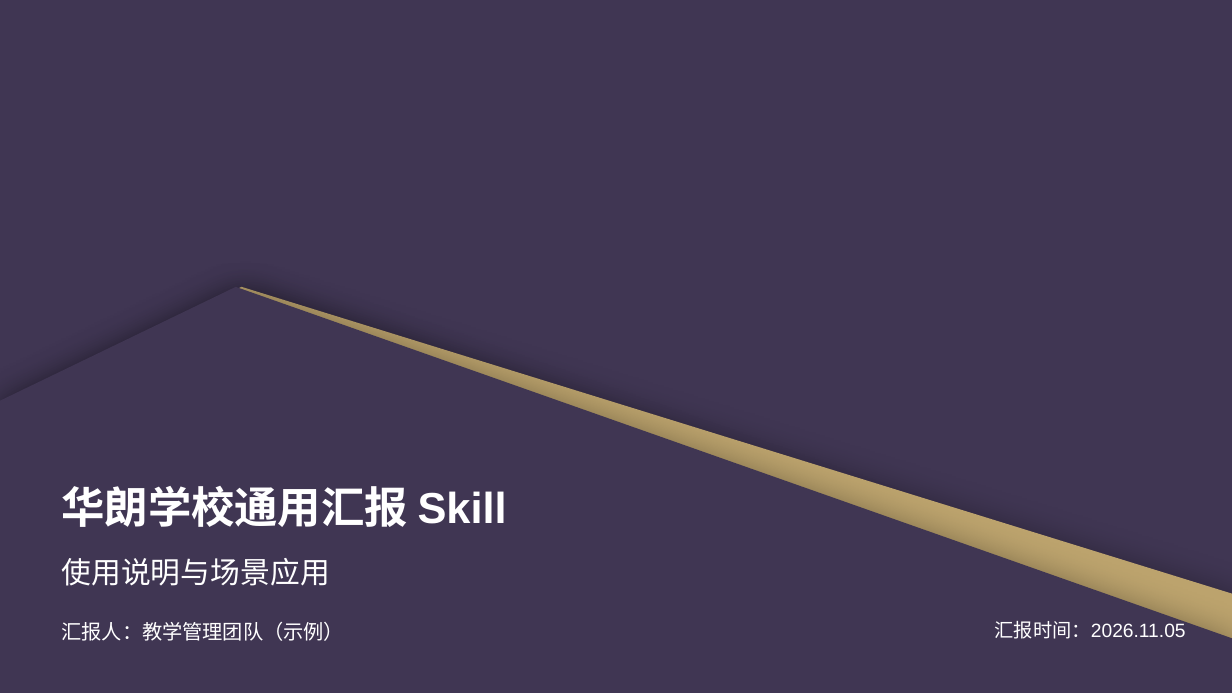
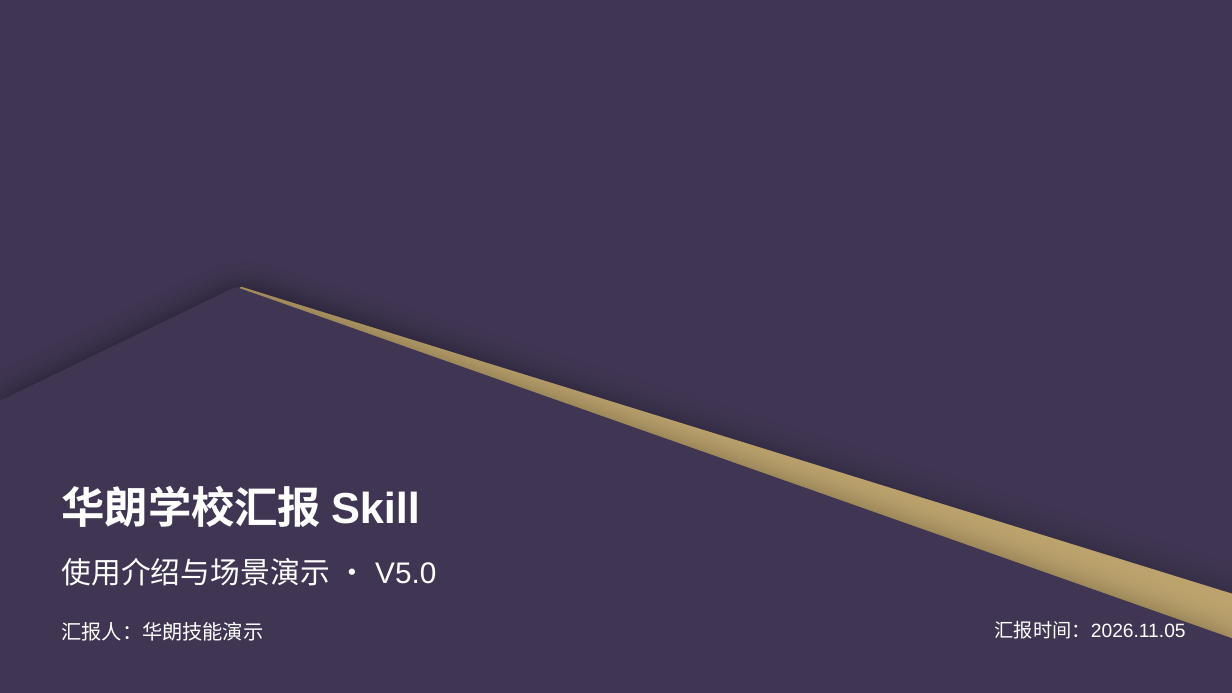
Before and after one commit to 2503668375-boop/hualang-ppt-skill, a slide deck: slide 1 of demo/hualang-skill-introduction.pptx. Drawn at 1232x693 pixels with LibreOffice and Linux fonts; fonts in the diff are those of the drawing; background and template pictures are left out. Boxes give left, top, right and bottom in pixels: in the first picture for what was removed or moved away, otherwise in the second. Text is boxed around its words. In the diff, an @@ line names an element or a change of style, - is before the commit and + after.

Commit message:
重构华朗V5学科编排、答案揭示与家长招生图文

```diff
--- a/demo/hualang-skill-introduction.pptx
+++ b/demo/hualang-skill-introduction.pptx
@@ text at (x1=62, y1=486, x2=420, y2=527): text changed @@
-华朗学校通用汇报 Skill
+华朗学校汇报 Skill
@@ text at (x1=62, y1=558, x2=436, y2=586): text changed @@
-使用说明与场景应用
+使用介绍与场景演示 · V5.0
@@ text at (x1=62, y1=622, x2=264, y2=641): text changed @@
-汇报人：教学管理团队（示例）
+汇报人：华朗技能演示
```
Also in this commit, not shown: 3 other slides changed, 14 slides added, 9 slides removed, 32 other files.
